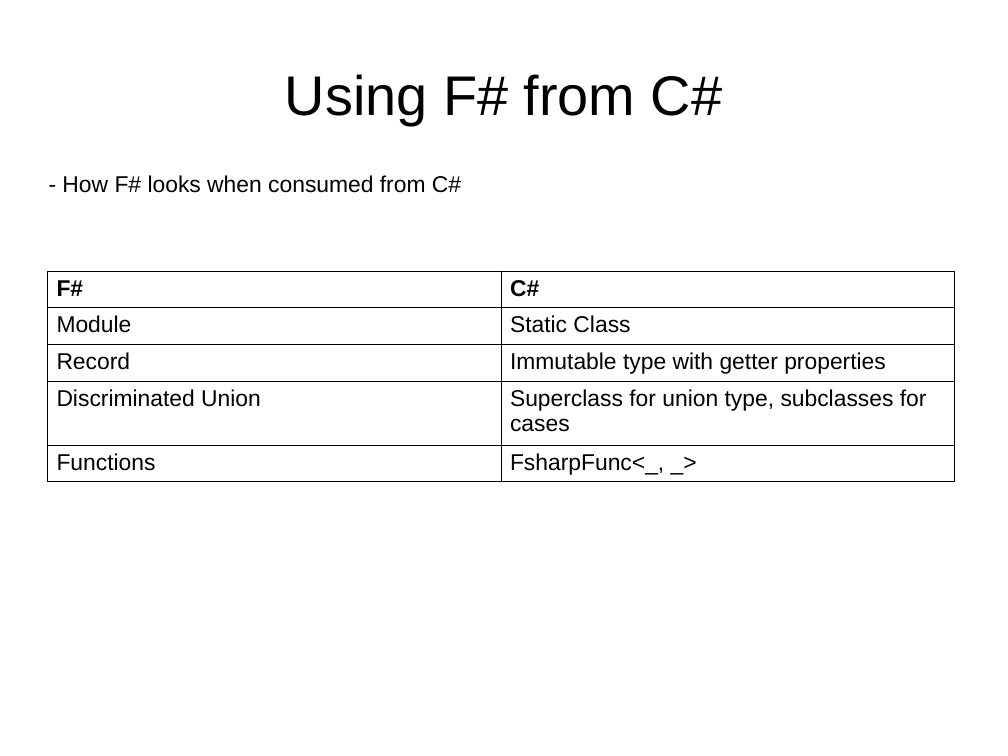
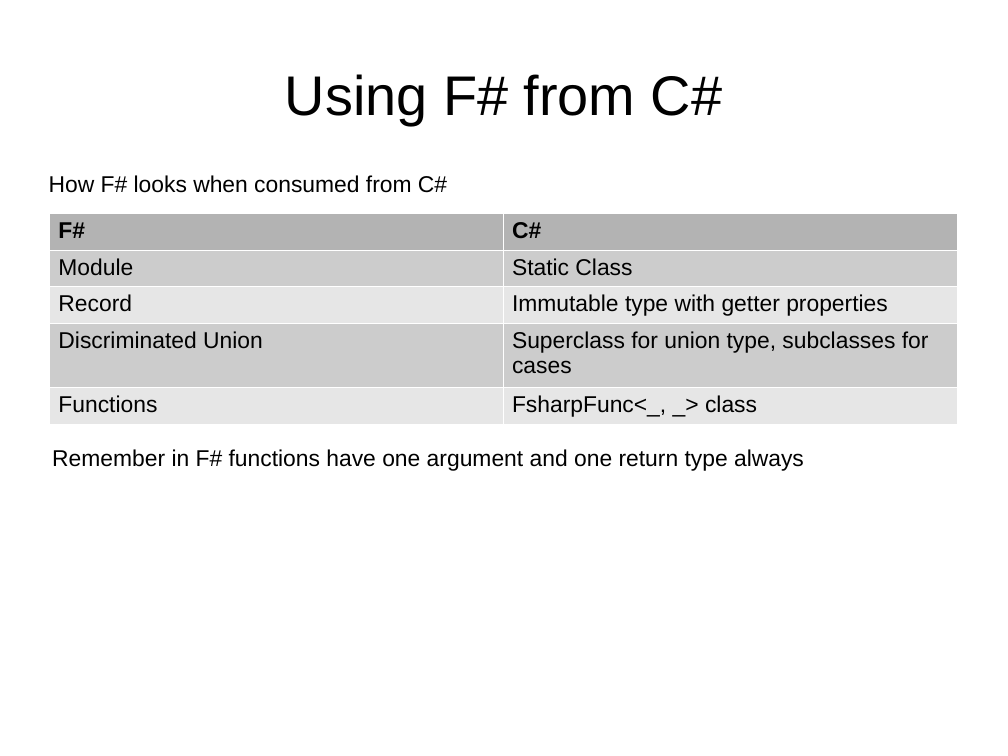
Before and after one commit to mvkara/InteropPresentation, a slide deck: slide 11 of slides/InteroperabilityPresentation.odp (slide 12 before the commit). Drawn at 1008x756 pixels with LibreOffice and Linux fonts; fonts in the diff are those of the drawing. Boxes give left, top, right and bottom in pixels: in the first picture for what was removed or moved away, otherwise in the second. Text is boxed around its words. In the diff, an @@ line names an element or a change of style, - is before the commit and + after.

```diff
--- a/slides/InteroperabilityPresentation.odp
+++ b/slides/InteroperabilityPresentation.odp
@@ text at bbox=[49, 175, 447, 193]: text changed @@
-- How F# looks when consumed from C#
+How F# looks when consumed from C#
@@ table at bbox=[49, 213, 957, 421] @@
-row 5, column 2: FsharpFunc<_, _>
+row 5, column 2: FsharpFunc<_, _> class
@@ fill none to #B3B3B3 in row 1 @@
@@ fill none to #CCCCCC in 4 cells @@
@@ fill none to #E6E6E6 in 4 cells @@
@@ borders changed @@
@@ table: place and size @@
-table at bbox=[48, 271, 955, 479]
+table at bbox=[49, 213, 957, 421]
@@ text added at bbox=[52, 449, 804, 471], 18 pt, text #000000 @@
+Remember in F# functions have one argument and one return type always
```
Also in this commit, not shown: 7 other slides changed, 1 slide added, 1 slide removed, 2 other files.
